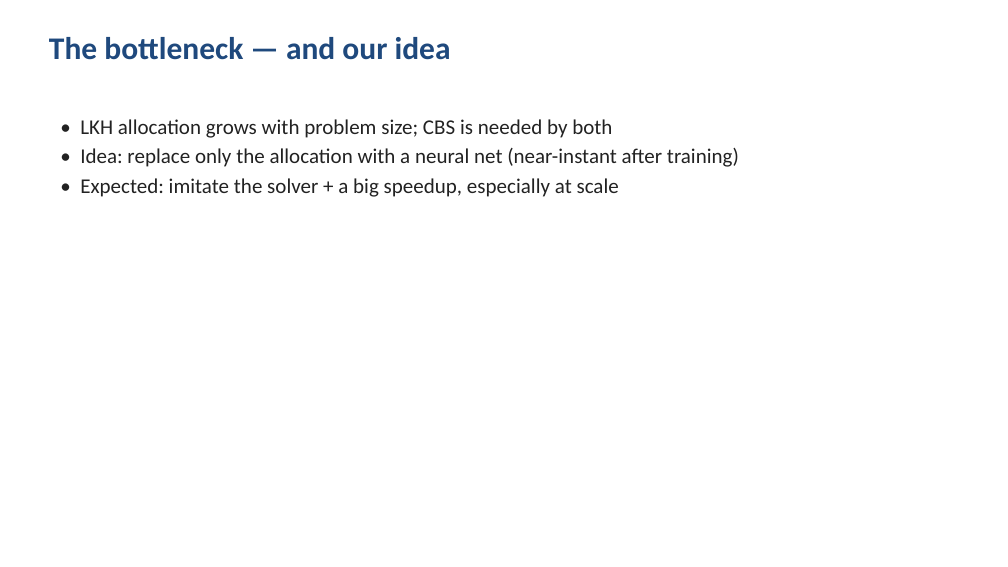
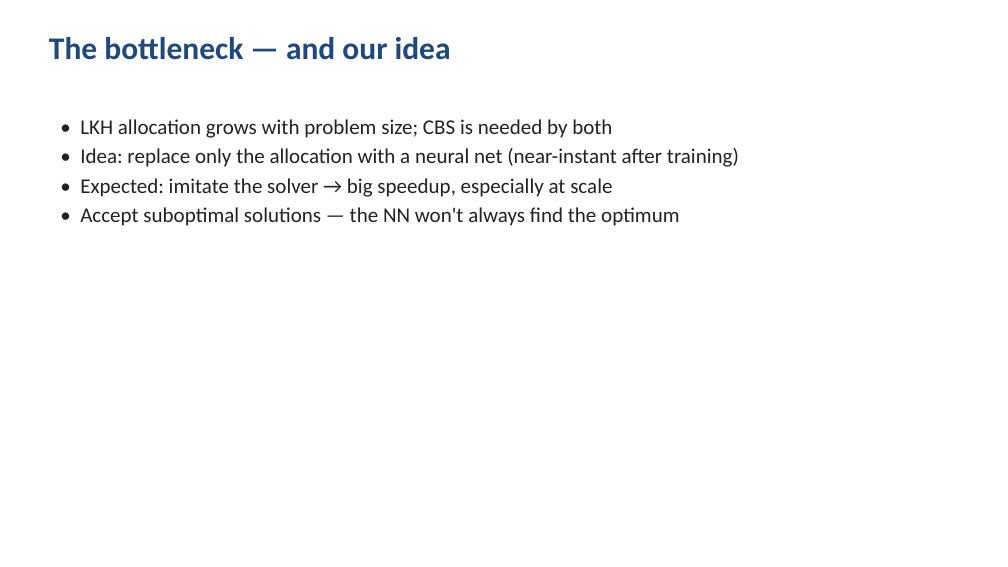
Before and after one commit to Dayan135/Neural_MCPF_Allocation, a slide deck: slide 5 of presentation/slides_claude.pptx. Drawn at 1008x567 pixels with LibreOffice and Linux fonts; fonts in the diff are those of the drawing. Boxes give left, top, right and bottom in pixels: in the first picture for what was removed or moved away, otherwise in the second. Text is boxed around its words. In the diff, an @@ line names an element or a change of style, - is before the commit and + after.

```diff
--- a/presentation/slides_claude.pptx
+++ b/presentation/slides_claude.pptx
@@ text at [80,178,679,226]: text changed @@
-• Expected: imitate the solver + a big speedup, especially at scale
+• Expected: imitate the solver → big speedup, especially at scale
+• Accept suboptimal solutions — the NN won't always find the optimum
```
Also in this commit, not shown: 6 other slides changed, 11 slides added, 5 slides removed, 20 other files.
